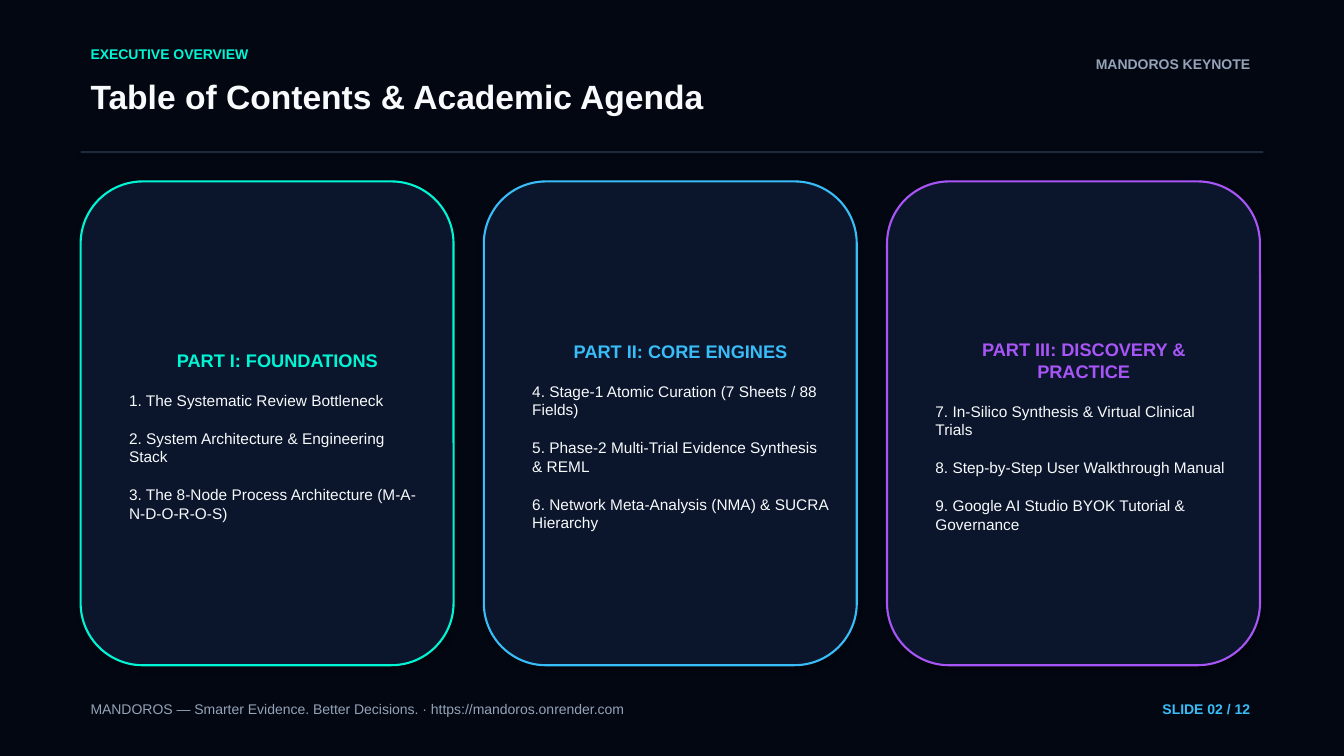
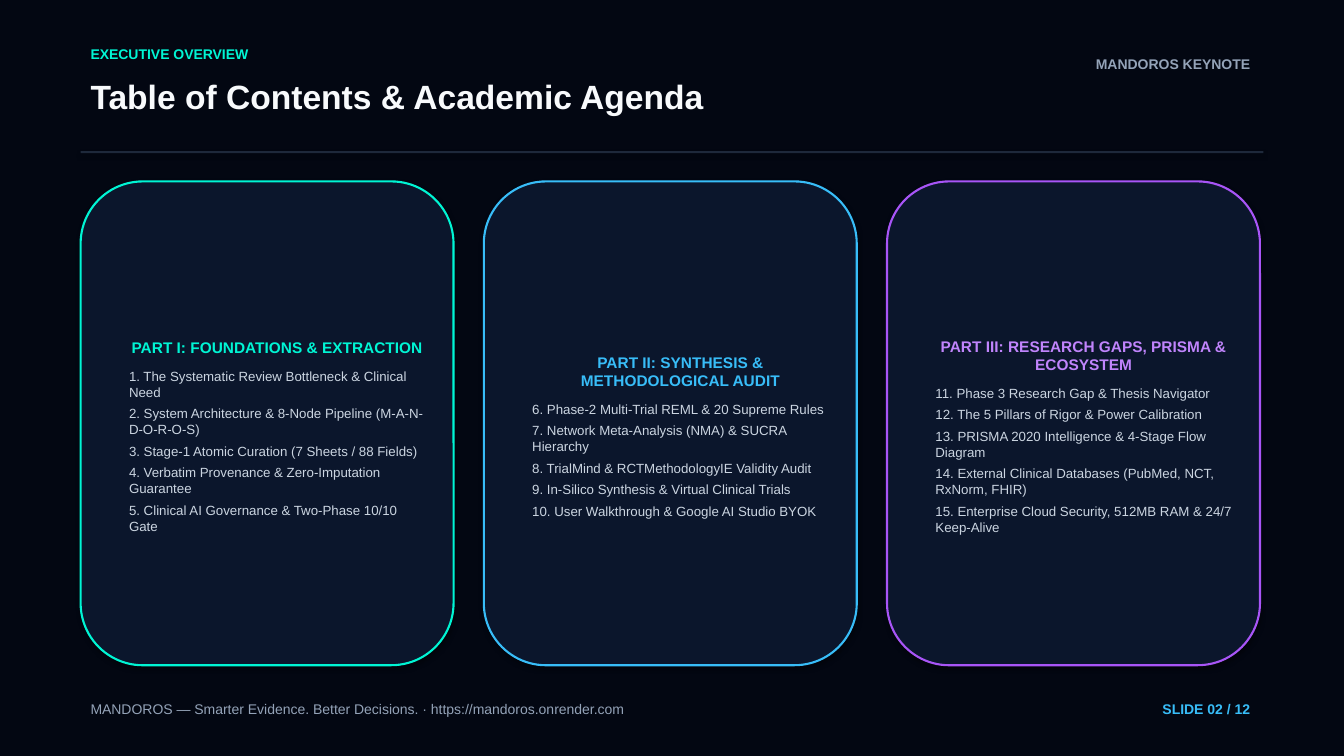
Before and after one commit to ahmedmando133/mandoros, a slide deck: slide 2 of mandoros_dossier/MANDOROS_Global_Academic_Presentation.pptx. Drawn at 1344x756 pixels with LibreOffice and Linux fonts; fonts in the diff are those of the drawing. Boxes give left, top, right and bottom in pixels: in the first picture for what was removed or moved away, otherwise in the second. Text is boxed around its words. In the diff, an @@ line names an element or a change of style, - is before the commit and + after.

Commit message:
feat(gsap-ui): eliminate tab disfiguring lines, fix wrapping/overlap collision, streamline NCPI banner, and activate GSAP motion architecture

```diff
--- a/mandoros_dossier/MANDOROS_Global_Academic_Presentation.pptx
+++ b/mandoros_dossier/MANDOROS_Global_Academic_Presentation.pptx
@@ text in rounded rectangle at bbox=[129, 342, 423, 459]: text changed; size 11 to 9.5 pt; text colour #F8FAFC to #CBD5E1 @@
-PART I: FOUNDATIONS
-1. The Systematic Review Bottleneck
-2. System Architecture & Engineering Stack
-3. The 8-Node Process Architecture (M-A-N-D-O-R-O-S)
+PART I: FOUNDATIONS & EXTRACTION
+1. The Systematic Review Bottleneck & Clinical Need
+2. System Architecture & 8-Node Pipeline (M-A-N-D-O-R-O-S)
+3. Stage-1 Atomic Curation (7 Sheets / 88 Fields)
+4. Verbatim Provenance & Zero-Imputation Guarantee
+5. Clinical AI Governance & Two-Phase 10/10 Gate
@@ text in rounded rectangle at bbox=[532, 357, 824, 497]: text changed; size 11 to 9.5 pt; text colour #F8FAFC to #CBD5E1 @@
-PART II: CORE ENGINES
-4. Stage-1 Atomic Curation (7 Sheets / 88 Fields)
-5. Phase-2 Multi-Trial Evidence Synthesis & REML
-6. Network Meta-Analysis (NMA) & SUCRA Hierarchy
+PART II: SYNTHESIS & METHODOLOGICAL AUDIT
+6. Phase-2 Multi-Trial REML & 20 Supreme Rules
+7. Network Meta-Analysis (NMA) & SUCRA Hierarchy
+8. TrialMind & RCTMethodologyIE Validity Audit
+9. In-Silico Synthesis & Virtual Clinical Trials
+10. User Walkthrough & Google AI Studio BYOK
@@ text in rounded rectangle at bbox=[935, 341, 1232, 535]: text changed; size 11 to 9.5 pt; text colour #F8FAFC to #CBD5E1 @@
-PART III: DISCOVERY & PRACTICE
-7. In-Silico Synthesis & Virtual Clinical Trials
-8. Step-by-Step User Walkthrough Manual
-9. Google AI Studio BYOK Tutorial & Governance
+PART III: RESEARCH GAPS, PRISMA & ECOSYSTEM
+11. Phase 3 Research Gap & Thesis Navigator
+12. The 5 Pillars of Rigor & Power Calibration
+13. PRISMA 2020 Intelligence & 4-Stage Flow Diagram
+14. External Clinical Databases (PubMed, NCT, RxNorm, FHIR)
+15. Enterprise Cloud Security, 512MB RAM & 24/7 Keep-Alive
```
Also in this commit, not shown: 4 slides added, 33 other files.
